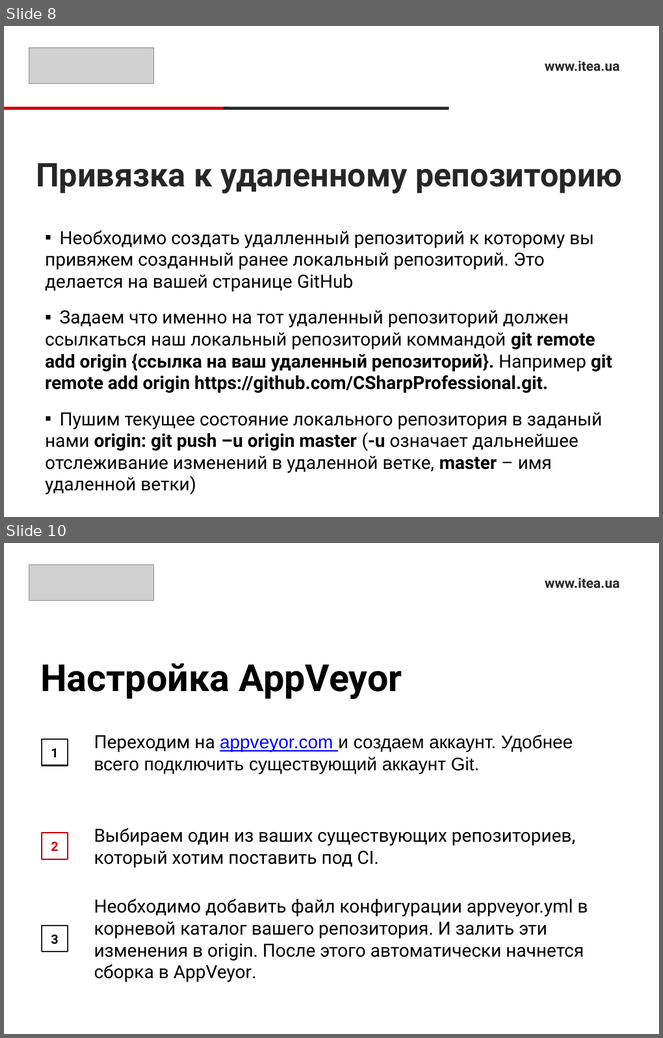
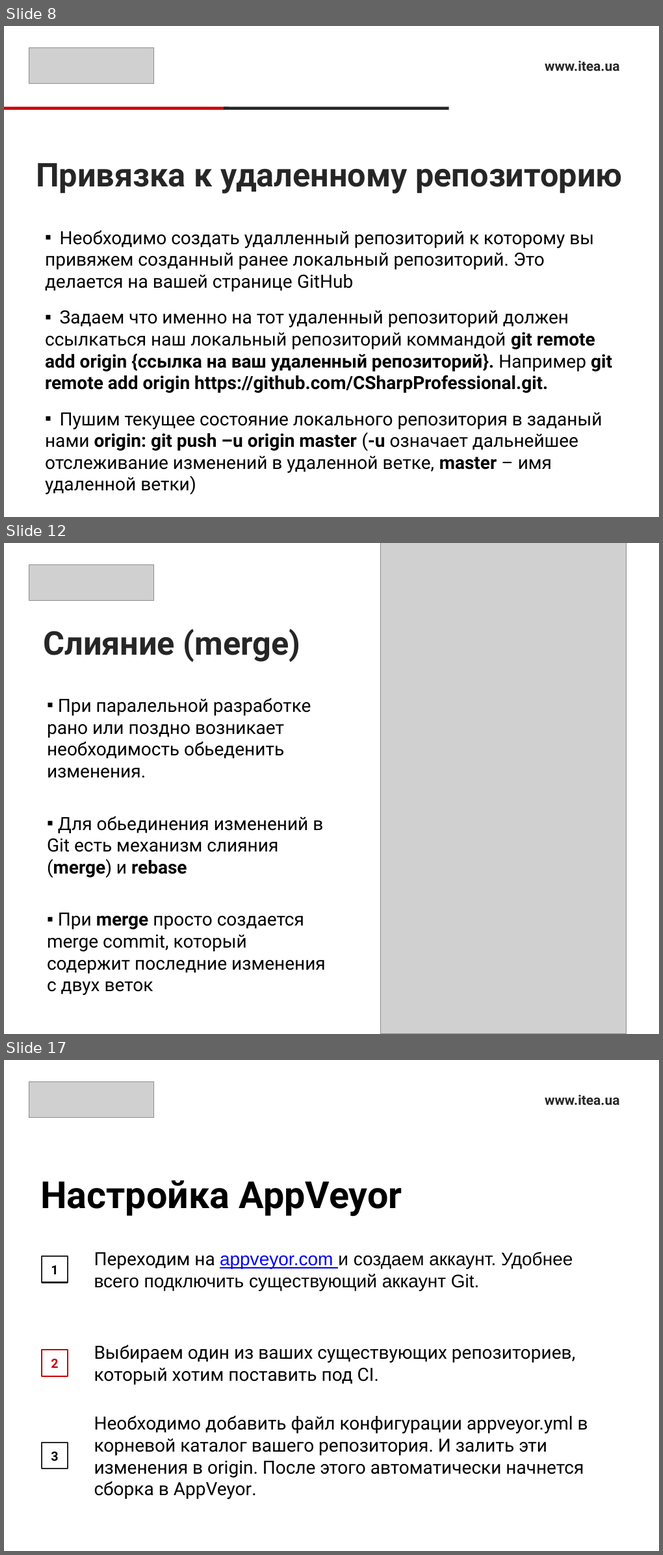
Before and after one commit to sonnov/NetCore, a slide deck: 2.VersionControl/VersionControl.pptx. Shown one above the other, each under a label of ours: slides 8 and 10 before the commit, slides 8, 12 and 17 after it; the slides between them are not shown. The pictures are 663x1038 and 663x1555 pixels, drawn with LibreOffice and Linux fonts; fonts in the diff are those of the drawing; grey boxes stand for pictures. Boxes give left, top, right and bottom in pixels: in the first picture for what was removed or moved away, otherwise in the second. Text is boxed around its words. In the diff, an @@ line names an element or a change of style, - is before the commit and + after.

```diff
--- a/2.VersionControl/VersionControl.pptx
+++ b/2.VersionControl/VersionControl.pptx
@@ slide 12 added at (4,543,659,1034), background #FFFFFF @@
@@ picture added at (380,543,627,1034) @@
@@ picture added at (29,564,154,601) @@
@@ title added at (43,629,301,662), 36 pt, text #262626, bold @@
+Слияние (merge)
@@ text added at (47,698,326,995), 20 pt, text #000000 @@
+▪ При паралельной разработке рано или поздно возникает необходимость обьеденить изменения.
+▪ Для обьединения изменений в Git есть механизм слияния (merge) и rebase
+▪ При merge просто создается merge commit, который содержит последние изменения с двух веток
@@ what was slide 10 is now slide 17 @@
```
Also in this commit, not shown: 2 slides changed, 6 other slides added.
